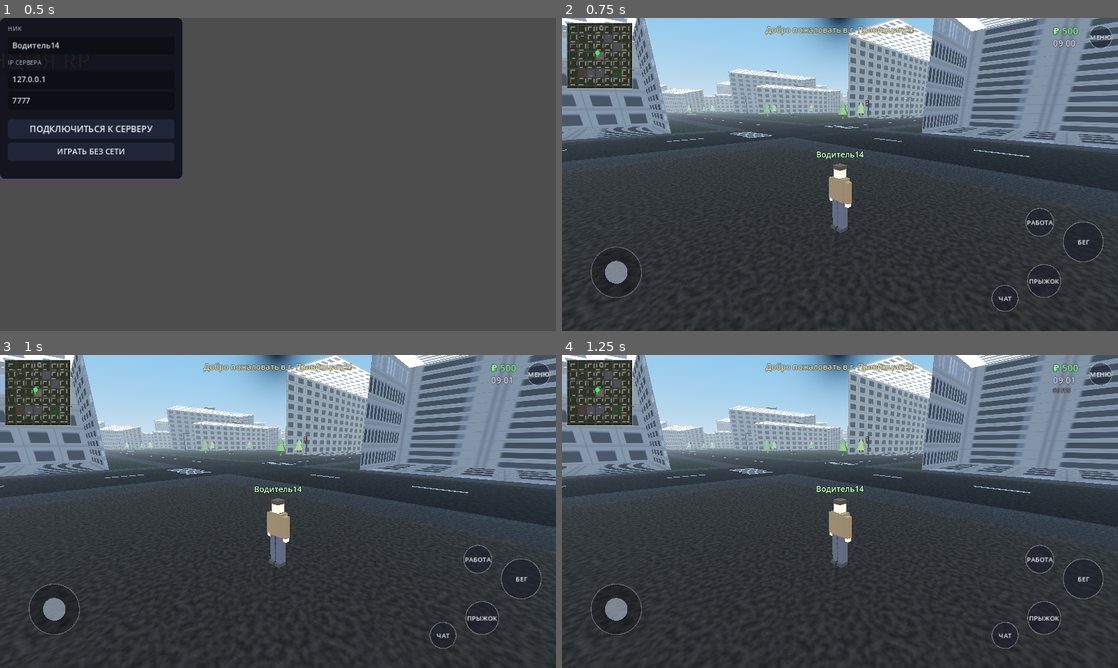
Above: before the commit, frames 1-4 (two rows, left to right).
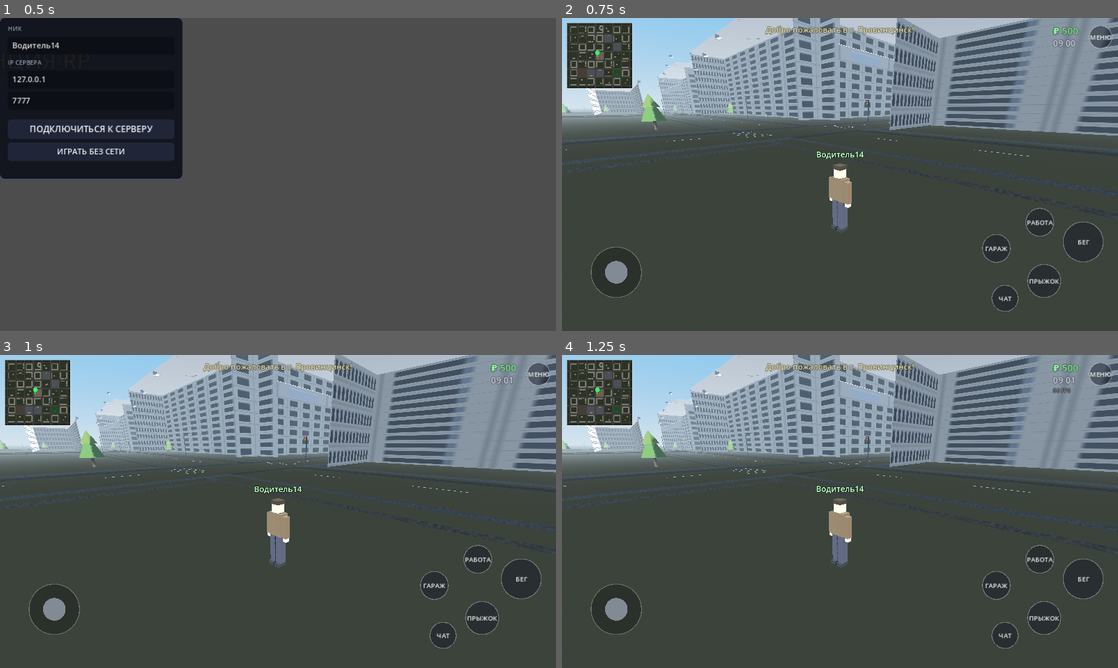
Above: after the commit, the same moments.

Repository: mimistr036-coder/launcher
Game: Godot game, scene res://br/boot.tscn
Same seed, same stepped clock (60 frames per second), same inputs: the game is played once before the commit and once after it.
Inputs:
- Up to frame 1 (0.5 s): no input
- Up to frame 2 (0.75 s): click "ИГРАТЬ БЕЗ СЕТИ" at 0.5 s
- Up to frame 3 (1 s): no input
- Up to frame 4 (1.25 s): no input

Frame 1 is identical in both runs. In frame 2, 23% of the frame differs, in the area x 0-100%, y 0-100%; in frame 3, 23%; in frame 4, 23%.
Error after the commit: Parse Error: Identifier "tire" not declared in the current scope. (res://br/vehicle.gd:121)

Commit message:
update: архитектура города (5 архетипов кварталов, 6 палитр фасадов, крыши/парапеты/балконы/будки), новые модели машин по стилям, гараж с выбором машины в HUD, припаркованные машины убраны
Co-authored-by: arena-agent <297053741+arena-agent@users.noreply.github.com>

Diff:
--- a/game/br/boot.gd
+++ b/game/br/boot.gd
@@ -146,9 +146,14 @@
 			print("[AUTOTEST] движение W: velocity*fwd=", dot)
 			if dot < 1.0:
 				_autotest_fail = "управление инвертировано (dot=%.2f)" % dot)
+	# подаём машину через гараж (припаркованных больше нет)
+	var tspawn := get_tree().create_timer(1.5)
+	tspawn.timeout.connect(func() -> void:
+		if world != null:
+			world.spawn_car(0))
 	# тест руления: машину ставим на чистый асфальт у спавна, игрок подходит и садится,
 	# жмём вправо — нос должен пойти вправо (rotation.y уменьшаться)
-	var tcar := get_tree().create_timer(1.7)
+	var tcar := get_tree().create_timer(1.9)
 	tcar.timeout.connect(func() -> void:
 		if world != null and world.player != null and world.cars.size() > 0:
 			var car = world.cars[0]
@@ -163,7 +168,7 @@
 				return
 			Input.action_press("move_forward")
 			Input.action_press("move_right"))
-	var tcar2 := get_tree().create_timer(2.5)
+	var tcar2 := get_tree().create_timer(2.7)
 	tcar2.timeout.connect(func() -> void:
 		Input.action_release("move_forward")
 		Input.action_release("move_right")
@@ -233,7 +238,7 @@
 				if world.player == null:
 					ok = false
 					why = "no player"
-				elif world.cars.size() < 5:
+				elif world.cars.size() < 1:
 					ok = false
 					why = "cars=" + str(world.cars.size())
 				elif world.city.map_img == null:
--- a/game/br/car_types.gd
+++ b/game/br/car_types.gd
@@ -36,5 +36,6 @@
 
 const PAINTS := [
 	Color("e8e8e8"), Color("a33b3b"), Color("33507a"), Color("3f5a3f"),
-	Color("c9bc95"), Color("4a3352"), Color("22242a"),
+	Color("c9bc95"), Color("4a3352"), Color("22242a"), Color("d98e2b"),
+	Color("7a2f4f"), Color("2e6e6a"), Color("88919c"), Color("5d3a1f"),
 ]
--- a/game/br/city_builder.gd
+++ b/game/br/city_builder.gd
@@ -80,7 +80,6 @@
 	_ground_and_roads()
 	_blocks()
 	_lamps_and_lights()
-	_roadside_cars()
 	_npc_defs()
 	_finalize_meshes()
 	_minimap()
@@ -125,14 +124,14 @@
 	st.add_index(b + 3)
 
 
-func _box(mat: Material, center: Vector3, size: Vector3, face_uv: bool = false, uv_scale: float = 4.0) -> void:
-	var st := _st_for(mat)
+func _box(mat: Material, center: Vector3, size: Vector3, face_uv: bool = false, uv_scale: float = 4.0, top_mat: Material = null) -> void:
 	var half := size * 0.5
-	var normals := [Vector3.RIGHT, Vector3.LEFT, Vector3.UP, Vector3.DOWN, Vector3.BACK, Vector3.FORWARD]
+	var normals := [Vector3.RIGHT, Vector3.LEFT, Vector3.UP, Vector3.BACK, Vector3.FORWARD]  # без дна
 	for n in normals:
-		# ВАЖНО: abs()! у DOWN=(0,-1,0) max_axis_index без abs даёт ось X (значение 0 > -1),
-		# и грань рисуется гигантским растянутым треугольником
+		# ВАЖНО: abs()! у отрицательных нормалей max_axis_index без abs даёт неверную ось
 		var a: int = n.abs().max_axis_index()
+		# крыша отдельным материалом (у фасадных домов)
+		var st := _st_for(top_mat if (n.y > 0 and top_mat != null) else mat)
 		var ui := (a + 1) % 3
 		var vi := (a + 2) % 3
 		var u: Vector3 = AXES[ui]
@@ -357,63 +356,147 @@
 	_box(TL.ground("grass"), Vector3((cx0 + cx1) * 0.5, -0.1, (cz0 + cz1) * 0.5),
 		Vector3(cx1 - cx0, 0.2, cz1 - cz0))
 	var rects: Array = []
-	for side in range(4):
-		var r := rng.randf()
+	var pal: int = rng.randi() % 6  # палитра квартала — дома в одном тоне
+	var arch := rng.randi() % 5
+	if arch == 0:
+		# классический микрорайон: 1-2 дома на каждой стороне периметра
+		for side in range(4):
+			if rng.randf() < 0.1:
+				continue  # пустая сторона — там двор с деревьями
+			var along0: float = cx0 if side < 2 else cz0
+			var along1: float = cx1 if side < 2 else cz1
+			var cursor := along0 + rng.randf() * 8.0
+			var n := 1 if rng.randf() < 0.55 else 2
+			for k in range(n):
+				var room := along1 - 6.0 - cursor
+				if room < 26.0:
+					break
+				var frac := 1.0 if n == 1 else rng.randf_range(0.45, 0.62)
+				var wq := _qw(room * frac)
+				if wq < 20.0 or cursor + wq > along1 - 6.0:
+					break
+				_house(cursor, wq, side, cx0, cx1, cz0, cz1, pal)
+				rects.append({})
+				cursor += wq + 4.0 + rng.randf() * 6.0
+	elif arch == 1:
+		# башни во дворе
+		for k in range(2):
+			var wq := _qw(rng.randf_range(17.0, 25.0))
+			if wq < 14.0 or wq > cx1 - cx0 - 12.0:
+				continue
+			var floors: int = [12, 14, 16][rng.randi() % 3]
+			var px: float = rng.randf_range(cx0 + wq * 0.5 + 6.0, cx1 - wq * 0.5 - 6.0)
+			var pz: float = rng.randf_range(cz0 + wq * 0.5 + 6.0, cz1 - wq * 0.5 - 6.0)
+			var h := floors * 2.8 + 0.9
+			var cols: int = clampi(roundi(wq / 4.0), 4, 12)
+			var mat = TL.facade(cols, floors, (pal + k) % 6)
+			_building(Vector3(px, h * 0.5, pz), Vector3(wq, h, wq * rng.randf_range(0.65, 0.9)), mat, floors, rng.randi() % 4)
+	elif arch == 2:
+		# «колодец»: одинаковые дома по всем четырём сторонам
+		var floors: int = [5, 9][rng.randi() % 2]
+		for side in range(4):
+			var along0: float = cx0 if side < 2 else cz0
+			var along1: float = cx1 if side < 2 else cz1
+			var wq := _qw((along1 - along0) - 14.0)
+			_house(along0 + 7.0, wq, side, cx0, cx1, cz0, cz1, pal, floors)
+	elif arch == 3:
+		# длинный дом через весь квартал + башня
+		var side := rng.randi() % 4
 		var along0: float = cx0 if side < 2 else cz0
 		var along1: float = cx1 if side < 2 else cz1
-		var cursor := along0 + rng.randf() * 8.0
-		var builds: Array = []
-		if r < 0.5:
-			var w1 := _qw(along1 - cursor - 40.0)
-			builds = [[cursor, w1], [cursor + w1 + 4.0 + rng.randf() * 6.0, _qw(along1 - cursor - 50.0)]]
-		elif r < 0.85:
-			builds = [[cursor, _qw(along1 - cursor - 30.0)]]
-		for b in builds:
-			var w: float = b[1]
-			if w < 20.0 or b[0] + w > along1:
-				continue
-			var wq := _qw(w)
-			var floors: int = [5, 5, 5, 9, 9, 12][rng.randi() % 6]
-			var depth: float = [14.0, 16.0, 18.0][rng.randi() % 3]
-			var h := floors * 2.8 + 0.9
-			var cols: int = clampi(roundi(wq / 4.0), 4, 12)
-			var mat = TL.facade(cols, floors, rng.randi() % 3)
-			var pos: Vector3
-			var sz: Vector3
-			if side == 0:
-				pos = Vector3(b[0] + wq * 0.5, h * 0.5, cz0 + depth * 0.5)
-				sz = Vector3(wq, h, depth)
-			elif side == 1:
-				pos = Vector3(b[0] + wq * 0.5, h * 0.5, cz1 - depth * 0.5)
-				sz = Vector3(wq, h, depth)
-			elif side == 2:
-				pos = Vector3(cx0 + depth * 0.5, h * 0.5, b[0] + wq * 0.5)
-				sz = Vector3(depth, h, wq)
-			else:
-				pos = Vector3(cx1 - depth * 0.5, h * 0.5, b[0] + wq * 0.5)
-				sz = Vector3(depth, h, wq)
-			_building(pos, sz, mat, floors, side)
-	# двор
+		_house(along0 + 6.0, _qw(along1 - along0 - 12.0), side, cx0, cx1, cz0, cz1, pal)
+		var wq2 := _qw(rng.randf_range(15.0, 20.0))
+		var px: float = rng.randf_range(cx0 + wq2 * 0.5 + 8.0, cx1 - wq2 * 0.5 - 8.0)
+		var pz: float = rng.randf_range(cz0 + wq2 * 0.5 + 8.0, cz1 - wq2 * 0.5 - 8.0)
+		var fl2: int = [9, 12, 14][rng.randi() % 3]
+		var h2 := fl2 * 2.8 + 0.9
+		var mat2 = TL.facade(clampi(roundi(wq2 / 4.0), 4, 12), fl2, (pal + 3) % 6)
+		_building(Vector3(px, h2 * 0.5, pz), Vector3(wq2, h2, wq2 * 0.8), mat2, fl2, rng.randi() % 4)
+	else:
+		# пары домов «лицом к лицу» через двор
+		var side_a := rng.randi() % 4
+		var side_b := (side_a + 2) % 4
+		for side in [side_a, side_b]:
+			var along0: float = cx0 if side < 2 else cz0
+			var along1: float = cx1 if side < 2 else cz1
+			_house(along0 + 6.0, _qw(along1 - along0 - 12.0), side, cx0, cx1, cz0, cz1, pal)
 	_courtyard(cx0, cx1, cz0, cz1, rects)
 	if job_points.size() < 26:
 		job_points.append(Vector3(rng.randf_range(cx0 + 15, cx1 - 15), 0.1, rng.randf_range(cz0 + 15, cz1 - 15)))
 
 
+## Дом вдоль стороны квартала (cursor — начало вдоль стороны)
+func _house(cursor: float, wq: float, side: int, cx0: float, cx1: float, cz0: float, cz1: float, pal: int, force_floors: int = 0) -> void:
+	if wq < 18.0:
+		return
+	var floors: int = force_floors if force_floors > 0 else [5, 5, 5, 9, 9, 12][rng.randi() % 6]
+	var depth: float = [14.0, 16.0, 18.0][rng.randi() % 3]
+	var h := floors * 2.8 + 0.9
+	var cols: int = clampi(roundi(wq / 4.0), 4, 12)
+	var mat = TL.facade(cols, floors, (pal + rng.randi() % 2) % 6)
+	var pos: Vector3
+	var sz: Vector3
+	if side == 0:
+		pos = Vector3(cursor + wq * 0.5, h * 0.5, cz0 + depth * 0.5)
+		sz = Vector3(wq, h, depth)
+	elif side == 1:
+		pos = Vector3(cursor + wq * 0.5, h * 0.5, cz1 - depth * 0.5)
+		sz = Vector3(wq, h, depth)
+	elif side == 2:
+		pos = Vector3(cx0 + depth * 0.5, h * 0.5, cursor + wq * 0.5)
+		sz = Vector3(depth, h, wq)
+	else:
+		pos = Vector3(cx1 - depth * 0.5, h * 0.5, cursor + wq * 0.5)
+		sz = Vector3(depth, h, wq)
+	_building(pos, sz, mat, floors, side)
+
+
 func _qw(v: float) -> float:
 	return maxf(20.0, float(roundi(v / 4.0)) * 4.0)
 
 
 func _building(pos: Vector3, sz: Vector3, mat: Material, floors: int, side: int) -> void:
-	_box(mat, pos, sz, true)
+	var roof = TL.flat(Color(0.24, 0.25, 0.28))
+	# стены с фасадной текстурой, крыша — тёмным материалом (не «окна на небо»)
+	_box(mat, pos, sz, true, 4.0, roof)
 	_rects.append({"x": pos.x - sz.x * 0.5, "z": pos.z - sz.z * 0.5, "w": sz.x, "d": sz.z})
-	var roof = TL.flat(Color(0.22, 0.23, 0.26))
-	_box(roof, Vector3(pos.x, sz.y + 0.15, pos.z), Vector3(sz.x + 0.5, 0.3, sz.z + 0.5))
-	if rng.randf() < 0.8:
-		var sh := Vector3(minf(6.0, sz.x * 0.25), 2.2, minf(6.0, sz.z * 0.25))
-		_box(roof, Vector3(pos.x + rng.randf_range(-sz.x * 0.2, sz.x * 0.2), sz.y + 0.3 + sh.y * 0.5,
-			pos.z + rng.randf_range(-sz.z * 0.2, sz.z * 0.2)), sh)
-	if floors >= 9 and rng.randf() < 0.6:
-		_cyl(TL.flat(Color(0.3, 0.3, 0.33)), Vector3(pos.x, sz.y + 0.3, pos.z), 0.06, 0.04, 7.0, 4)
+	# парапет по краю крыши
+	_box(TL.flat(Color(0.4, 0.41, 0.44)), Vector3(pos.x, sz.y + 0.35, pos.z),
+		Vector3(sz.x + 0.35, 0.5, sz.z + 0.35), false, 4.0, roof)
+	# лифтовая будка и вентшахты
+	if floors >= 5:
+		_box(TL.flat(Color(0.52, 0.53, 0.55)), Vector3(pos.x + rng.randf_range(-sz.x * 0.2, sz.x * 0.2),
+			sz.y + 1.15, pos.z + rng.randf_range(-sz.z * 0.2, sz.z * 0.2)), Vector3(3.2, 1.6, 2.6), false, 4.0, roof)
+		_box(TL.flat(Color(0.45, 0.46, 0.48)), Vector3(pos.x - sz.x * 0.28, sz.y + 0.55, pos.z + sz.z * 0.22),
+			Vector3(1.3, 0.9, 1.3))
+	if floors >= 9 and rng.randf() < 0.7:
+		_cyl(TL.flat(Color(0.3, 0.3, 0.33)), Vector3(pos.x + sz.x * 0.25, sz.y + 0.5, pos.z - sz.z * 0.2), 0.05, 0.03, 6.0, 4)
+	# балконы на уличном фасаде
+	if floors >= 5 and rng.randf() < 0.85:
+		var out := Vector3(0, 0, -1)
+		if side == 1: out = Vector3(0, 0, 1)
+		elif side == 2: out = Vector3(-1, 0, 0)
+		elif side == 3: out = Vector3(1, 0, 0)
+		var along_w: float = sz.x if side < 2 else sz.z
+		var out_d: float = sz.z if side < 2 else sz.x
+		var n := clampi(int(along_w / 9.0), 2, 5)
+		var balc = TL.flat(Color(0.75, 0.74, 0.71))
+		var rail = TL.flat(Color(0.5, 0.52, 0.56))
+		for k in range(n):
+			var f: int = 2 + int(float(k) * float(maxi(floors - 3, 1)) / float(n))
+			var t := (float(k) + 0.5) / float(n) - 0.5
+			var bp := pos + out * (out_d * 0.5 + 0.62) + Vector3(0, f * 2.8 + 0.12, 0)
+			var bs := Vector3(1.15, 0.16, 2.5)
+			if side < 2:
+				bp.x += along_w * t
+				bs = Vector3(2.5, 0.16, 1.15)
+			else:
+				bp.z += along_w * t
+			_box(balc, bp, bs)
+			var rs := Vector3(2.5, 1.0, 0.09)
+			if side < 2:
+				rs = Vector3(0.09, 1.0, 1.15)
+			_box(rail, bp + out * 0.5 + Vector3(0, 0.55, 0), rs)
 	_col_box(pos, sz)
 	# вывеска/магазин на первом этаже (только к улице)
 	if floors >= 5 and rng.randf() < 0.3:
@@ -800,27 +883,6 @@
 	_sign("АВТОБУС", p + Vector3(0, 3.6, 0), 0.6, Color(0.8, 0.9, 1.0))
 	job_points.append(p + Vector3(2, 0.1, 0))
 
-
-func _roadside_cars() -> void:
-	var placed := 0
-	var guard := 0
-	while placed < 14 and guard < 100:
-		guard += 1
-		var i := rng.randi() % (GRID + 1)
-		var vertical := rng.randf() < 0.5
-		var t := rng.randf_range(-HALF + 30, HALF - 30)
-		var sgn := 1.0 if rng.randf() < 0.5 else -1.0
-		if vertical:
-			if not _away_from_lines_wide(t):
-				continue
-			car_spawns.append({"pos": Vector3(line_coord(i) + (ROAD_W * 0.5 - 1.3) * sgn, 0, t),
-				"rot": 90.0 + rng.randf_range(-5, 5), "type": rng.randi() % 4, "color": rng.randi() % 6})
-		else:
-			if not _away_from_lines_wide(t):
-				continue
-			car_spawns.append({"pos": Vector3(t, 0, line_coord(i) + (ROAD_W * 0.5 - 1.3) * sgn),
-				"rot": rng.randf_range(-5, 5), "type": rng.randi() % 4, "color": rng.randi() % 6})
-		placed += 1
 
 
 func _away_from_lines_wide(t: float) -> bool:
--- a/game/br/hud.gd
+++ b/game/br/hud.gd
@@ -32,6 +32,8 @@
 var _chat_lines: Array = []
 var _notices: VBoxContainer
 var _notice_list: Array = []
+var _garage_panel: Control
+var garage_pick := -1
 var _money_label: Label
 var _clock_label: Label
 var _fps_label: Label
@@ -146,6 +148,7 @@
 		_buttons.append({"n": "enter", "pos": r - Vector2(80, 95), "r": 42, "l": "СЕСТЬ", "hold": false})
 		_buttons.append({"n": "chat", "pos": r - Vector2(260, 75), "r": 30, "l": "ЧАТ", "hold": false})
 		_buttons.append({"n": "job", "pos": r - Vector2(180, 250), "r": 32, "l": "РАБОТА", "hold": false})
+		_buttons.append({"n": "garage", "pos": r - Vector2(280, 190), "r": 32, "l": "ГАРАЖ", "hold": false})
 	else:
 		_buttons.append({"n": "gas", "pos": r - Vector2(80, 175), "r": 50, "l": "ГАЗ", "hold": true})
 		_buttons.append({"n": "brake", "pos": r - Vector2(195, 115), "r": 42, "l": "ТОРМОЗ", "hold": true})
@@ -170,6 +173,8 @@
 			KEY_ESCAPE:
 				if _chat_open:
 					_close_chat()
+				elif _garage_panel != null:
+					show_garage()
 				else:
 					_toggle_pause()
 				return
@@ -227,6 +232,9 @@
 			if n == "chat":
 				_open_chat()
 				return
+			if n == "garage":
+				show_garage()
+				return
 			if b.hold:
 				_held[n] = true
 			else:
@@ -349,6 +357,38 @@
 		add_chat(UTIL.get_nick(), msg)
 
 # ================= пауза =================
+
+func show_garage() -> void:
+	if _garage_panel != null:
+		_garage_panel.queue_free()
+		_garage_panel = null
+		return
+	_garage_panel = Control.new()
+	_garage_panel.set_anchors_preset(Control.PRESET_FULL_RECT)
+	_garage_panel.process_mode = Node.PROCESS_MODE_ALWAYS
+	add_child(_garage_panel)
+	var pc = UTIL.panel_box()
+	pc.set_anchors_preset(Control.PRESET_CENTER)
+	pc.custom_minimum_size = Vector2(380, 0)
+	_garage_panel.add_child(pc)
+	var v := VBoxContainer.new()
+	v.add_theme_constant_override("separation", 8)
+	pc.add_child(v)
+	v.add_child(UTIL.label("ГАРАЖ", 26, Color(1, 1, 1)))
+	v.add_child(UTIL.label("Машина подаётся рядом с тобой", 14, Color(0.7, 0.75, 0.85)))
+	var CT = load("res://br/car_types.gd")
+	for i in range(CT.TYPES.size()):
+		var tname: String = CT.TYPES[i].name
+		var b = UTIL.button(tname, 19)
+		b.pressed.connect(func() -> void:
+			garage_pick = i
+			_push("garage_pick")
+			show_garage())
+		v.add_child(b)
+	var close = UTIL.button("ЗАКРЫТЬ", 16)
+	close.pressed.connect(show_garage)
+	v.add_child(close)
+
 
 func _toggle_pause() -> void:
 	_paused = not _paused
--- a/game/br/texture_lib.gd
+++ b/game/br/texture_lib.gd
@@ -94,7 +94,7 @@
 	var ch := 28
 	var w := cols * cw
 	var h := floors * ch
-	var wall: Color = WALL_PALETTE[abs(variant * 2 + floors) % WALL_PALETTE.size()]
+	var wall: Color = WALL_PALETTE[abs(variant) % WALL_PALETTE.size()]
 	var img := Image.create(w, h, false, Image.FORMAT_RGB8)
 	var emis := Image.create(w, h, false, Image.FORMAT_RGB8)
 	img.fill(wall)
--- a/game/br/vehicle.gd
+++ b/game/br/vehicle.gd
@@ -36,12 +36,12 @@
 	var paint = TL.car_paint(CT.PAINTS[paint_idx])
 	var glass = TL.car_glass()
 	var dark = TL.flat(Color(0.09, 0.09, 0.11), 0.4, 0.5)
-	var tire = TL.flat(Color(0.07, 0.07, 0.08), 0.0, 0.95)
+	var chrome = TL.flat(Color(0.78, 0.79, 0.82), 0.9, 0.22)
+	var style: String = T.get("style", "sedan")
 	var body: Vector3 = T.body
 	var cabin: Vector3 = T.cabin
 	var wr: float = T.wheel_r
-	var body_bottom := wr * 0.55
-	var body_c := body_bottom + body.y * 0.5
+	var by := wr * 0.55
 	_head_mat = StandardMaterial3D.new()
 	_head_mat.albedo_color = Color(0.9, 0.9, 0.8)
 	_head_mat.emission_enabled = true
@@ -52,14 +52,56 @@
 	_tail_mat.emission_enabled = true
 	_tail_mat.emission = Color(1.0, 0.12, 0.08)
 	_tail_mat.emission_energy_multiplier = 0.0
-	_mkbox(body, paint, Vector3(0, body_c, 0))
-	_mkbox(cabin, glass, Vector3(0, body_bottom + body.y + cabin.y * 0.5, T.cabin_z))
-	_mkbox(Vector3(cabin.x * 0.98, 0.07, cabin.z * 0.98), paint,
-		Vector3(0, body_bottom + body.y + cabin.y + 0.03, T.cabin_z))
-	_mkbox(Vector3(0.28, 0.14, 0.08), _head_mat, Vector3(body.x * 0.32, body_c + body.y * 0.18, -body.z * 0.5 - 0.02))
-	_mkbox(Vector3(0.28, 0.14, 0.08), _head_mat, Vector3(-body.x * 0.32, body_c + body.y * 0.18, -body.z * 0.5 - 0.02))
-	_mkbox(Vector3(0.3, 0.13, 0.07), _tail_mat, Vector3(body.x * 0.32, body_c + body.y * 0.18, body.z * 0.5 + 0.02))
-	_mkbox(Vector3(0.3, 0.13, 0.07), _tail_mat, Vector3(-body.x * 0.32, body_c + body.y * 0.18, body.z * 0.5 + 0.02))
+	if style == "van":
+		# высокий кузов-фургон
+		var vh := body.y + 0.75
+		_mkbox(Vector3(body.x, vh, body.z), paint, Vector3(0, by + vh * 0.5, 0))
+		# лобовое стекло с наклоном
+		var ws := MeshInstance3D.new()
+		var wm := BoxMesh.new()
+		wm.size = Vector3(body.x * 0.92, 0.62, 0.06)
+		wm.material = glass
+		ws.mesh = wm
+		ws.position = Vector3(0, by + vh * 0.62, -body.z * 0.5 + 0.75)
+		ws.rotation_degrees.x = -14
+		add_child(ws)
+		# боковые окна лентой
+		_mkbox(Vector3(body.x + 0.03, 0.55, body.z * 0.62), glass, Vector3(0, by + vh * 0.68, 0.2))
+		_mkbox(Vector3(body.x + 0.03, 0.5, 0.06), glass, Vector3(0, by + vh * 0.62, -body.z * 0.5 + 1.35))
+	else:
+		# кузов, кабина, крыша
+		_mkbox(body, paint, Vector3(0, by + body.y * 0.5, 0))
+		_mkbox(cabin, glass, Vector3(0, by + body.y + cabin.y * 0.5, T.cabin_z))
+		_mkbox(Vector3(cabin.x * 1.04, 0.07, cabin.z * 1.06), paint,
+			Vector3(0, by + body.y + cabin.y + 0.035, T.cabin_z))
+		if style == "pickup":
+			# открытый кузов: пол + три стенки
+			var bed_z: float = T.cabin_z + cabin.z * 0.5
+			var bed_l: float = body.z * 0.5 - bed_z - 0.1
+			if bed_l > 0.6:
+				var bed_c := bed_z + bed_l * 0.5
+				_mkbox(Vector3(body.x * 0.94, 0.06, bed_l), dark, Vector3(0, by + body.y + 0.03, bed_c))
+				_mkbox(Vector3(0.07, 0.42, bed_l), paint, Vector3(body.x * 0.47 - 0.03, by + body.y + 0.26, bed_c))
+				_mkbox(Vector3(0.07, 0.42, bed_l), paint, Vector3(-body.x * 0.47 + 0.03, by + body.y + 0.26, bed_c))
+				_mkbox(Vector3(body.x * 0.94, 0.42, 0.07), paint, Vector3(0, by + body.y + 0.26, bed_z + bed_l - 0.03))
+		# решётка радиатора
+		_mkbox(Vector3(body.x * 0.5, 0.16, 0.05), dark if style != "old" else chrome,
+			Vector3(0, by + body.y * 0.62, -body.z * 0.5 - 0.03))
+		# фары и поворотники по углам
+		_mkbox(Vector3(0.3, 0.15, 0.08), _head_mat, Vector3(body.x * 0.34, by + body.y * 0.62, -body.z * 0.5 - 0.04))
+		_mkbox(Vector3(0.3, 0.15, 0.08), _head_mat, Vector3(-body.x * 0.34, by + body.y * 0.62, -body.z * 0.5 - 0.04))
+		_mkbox(Vector3(0.32, 0.14, 0.07), _tail_mat, Vector3(body.x * 0.34, by + body.y * 0.62, body.z * 0.5 + 0.04))
+		_mkbox(Vector3(0.32, 0.14, 0.07), _tail_mat, Vector3(-body.x * 0.34, by + body.y * 0.62, body.z * 0.5 + 0.04))
+		# зеркала
+		var mz: float = T.cabin_z - cabin.z * 0.5
+		_mkbox(Vector3(0.14, 0.1, 0.06), dark, Vector3(body.x * 0.5 + 0.12, by + body.y + 0.22, mz))
+		_mkbox(Vector3(0.14, 0.1, 0.06), dark, Vector3(-body.x * 0.5 - 0.12, by + body.y + 0.22, mz))
+	# бампера
+	var bmat = dark if style != "old" else chrome
+	_mkbox(Vector3(body.x + 0.08, 0.17, 0.22), bmat, Vector3(0, by + 0.06, -body.z * 0.5 + 0.08))
+	_mkbox(Vector3(body.x + 0.08, 0.17, 0.22), bmat, Vector3(0, by + 0.06, body.z * 0.5 - 0.08))
+	# номерной знак
+	_mkbox(Vector3(0.5, 0.13, 0.03), TL.flat(Color(0.92, 0.92, 0.88)), Vector3(0, by + 0.3, body.z * 0.5 + 0.1))
 	# колёса
 	var wb: float = T.wheelbase
 	for wp in [Vector3(T.track * 0.5, wr, -wb * 0.5), Vector3(-T.track * 0.5, wr, -wb * 0.5),
--- a/game/br/world.gd
+++ b/game/br/world.gd
@@ -55,7 +55,7 @@
 	add_child(city)
 	city.build()
 	_spawn_player()
-	_spawn_cars()
+	# припаркованных машин нет — построй свою через ГАРАЖ
 	_spawn_npcs()
 	_build_camera()
 	hud = HUDS.new()
@@ -130,17 +130,21 @@
 	cam_yaw = PI * 0.25
 
 
-func _spawn_cars() -> void:
-	var idx := 0
-	for s in city.car_spawns:
-		var car = VEH.new()
-		car.name = "Car%d" % idx
-		idx += 1
-		car.setup(int(s.type), int(s.color))
-		add_child(car)
-		car.global_position = s.pos + Vector3(0, 0.3, 0)
-		car.rotation_degrees.y = float(s.rot)
-		cars.append(car)
+
+## Подать машину игроку (гараж в HUD)
+func spawn_car(t: int) -> void:
+	var CT = load("res://br/car_types.gd")
+	var car = VEH.new()
+	car.name = "Car%d" % cars.size()
+	car.setup(t % CT.TYPES.size(), randi() % CT.PAINTS.size())
+	add_child(car)
+	var fwd := Vector3(-sin(cam_yaw), 0, -cos(cam_yaw))
+	var pos: Vector3 = player.global_position + fwd * 8.0
+	pos.y = 0.4
+	car.global_position = pos
+	car.rotation.y = cam_yaw + PI
+	cars.append(car)
+	hud.notice("«%s» подана — садись (E)" % car.display_name)
 
 
 func _spawn_npcs() -> void:
@@ -194,6 +198,9 @@
 			cam_pitch = clampf(cam_pitch - d.y * 0.004, -1.15, 0.45)
 		if hud.consume_event("job"):
 			job.toggle()
+		if hud.consume_event("garage_pick") and hud.garage_pick >= 0:
+			spawn_car(hud.garage_pick)
+			hud.garage_pick = -1
 		if hud.consume_event("horn") and player.current_car != null:
 			player.current_car.honk()
 	_update_camera(delta)
